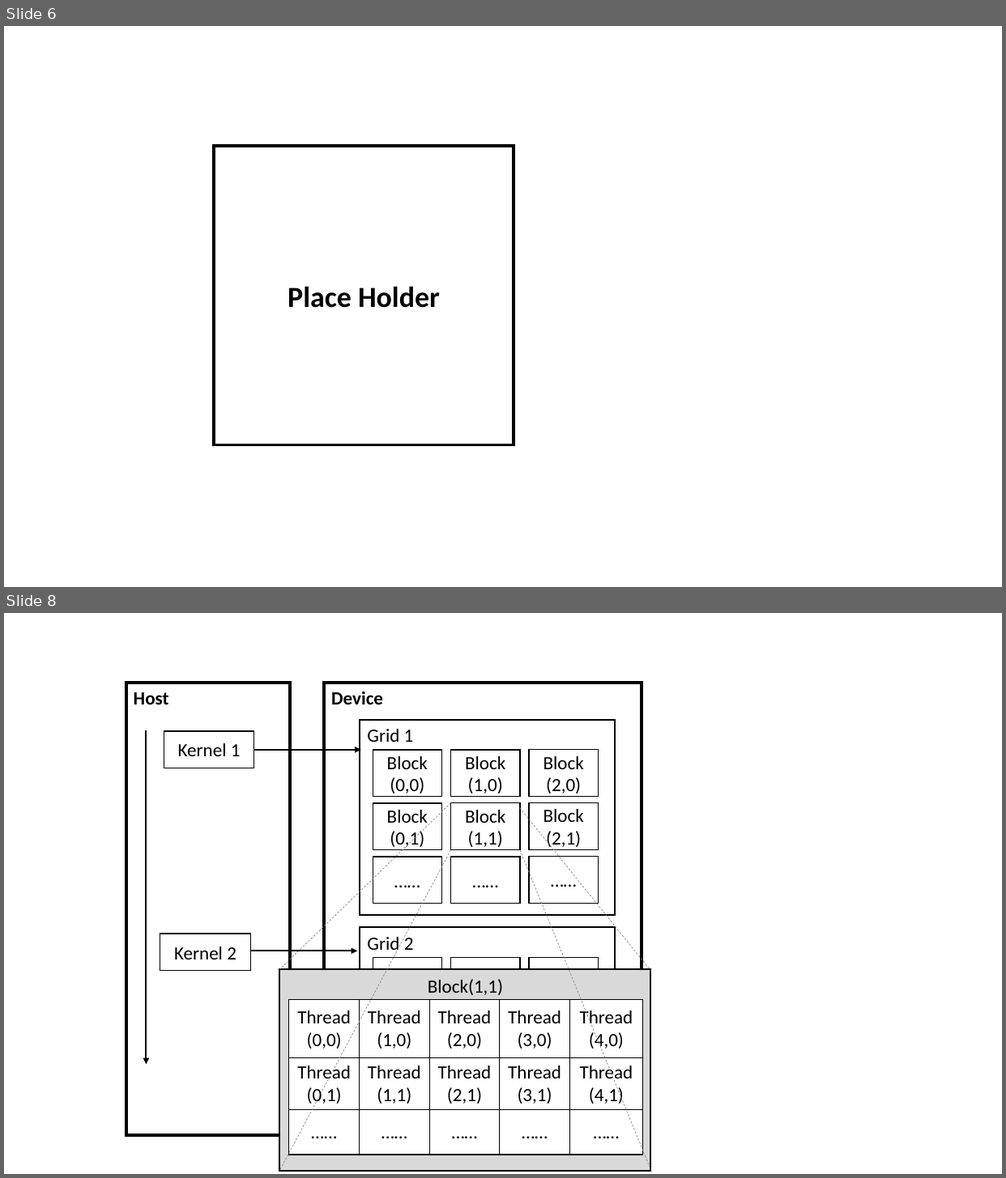
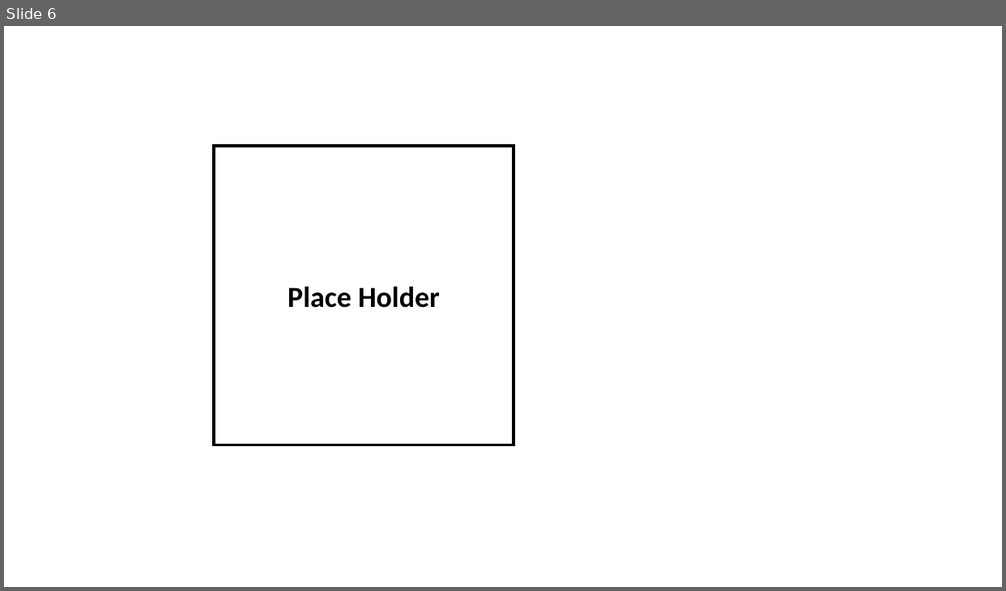
Before and after one commit to pauline-ly/databases_gpu, a slide deck: tkde-revision/fig/figures.pptx. Shown one above the other, each under a label of ours: slides 6 and 8 before the commit, slide 6 after it; the slides between them are not shown. The pictures are 1006x1178 and 1006x591 pixels, drawn with LibreOffice and Linux fonts; fonts in the diff are those of the drawing. Boxes give left, top, right and bottom in pixels: in the first picture for what was removed or moved away, otherwise in the second. Text is boxed around its words. In the diff, an @@ line names an element or a change of style, - is before the commit and + after.

```diff
--- a/tkde-revision/fig/figures.pptx
+++ b/tkde-revision/fig/figures.pptx
@@ slide 8 removed at [4, 613, 1002, 1174], background #FFFFFF @@
@@ rectangle removed at [126, 683, 290, 1135] @@
@@ rectangle removed at [325, 683, 641, 1135] @@
@@ text removed at [134, 692, 169, 705] @@
-Host
@@ text removed at [331, 692, 383, 705] @@
-Device
@@ arrow removed from (147, 730) to (147, 1064) @@
@@ rectangle removed at [164, 731, 255, 768] @@
-Kernel 1
@@ arrow removed from (254, 750) to (361, 750) @@
@@ line removed from (451, 803) to (279, 969) @@
@@ line removed from (520, 808) to (651, 971) @@
@@ line removed from (451, 850) to (279, 1171) @@
@@ line removed from (520, 850) to (651, 1172) @@
@@ group removed at [360, 720, 616, 915]: 10 rectangles, 1 text @@
-Grid 1
-Block
-(0,0)
-Block
-(0,1)
-……
-Block
-(1,0)
-Block
-(1,1)
-……
-Block
-(2,0)
-Block
-(2,1)
-……
@@ rectangle removed at [160, 934, 251, 971] @@
-Kernel 2
@@ arrow removed from (250, 952) to (357, 952) @@
@@ rectangle removed at [279, 969, 650, 1171] @@
@@ group removed at [360, 927, 616, 1122]: 4 rectangles, 1 text @@
-Grid 2
@@ table removed at [289, 1000, 643, 1155], 3 rows, 5 columns @@
-Thread / (0,0) | Thread / (1,0) | Thread / (2,0) | Thread / (3,0) | Thread / (4,0)
-Thread / (0,1) | Thread / (1,1) | Thread / (2,1) | Thread / (3,1) | Thread / (4,1)
-…… | …… | …… | …… | ……
@@ text removed at [428, 979, 503, 995] @@
-Block(1,1)
```
Also in this commit, not shown: 2 other slides removed, 33 other files.
